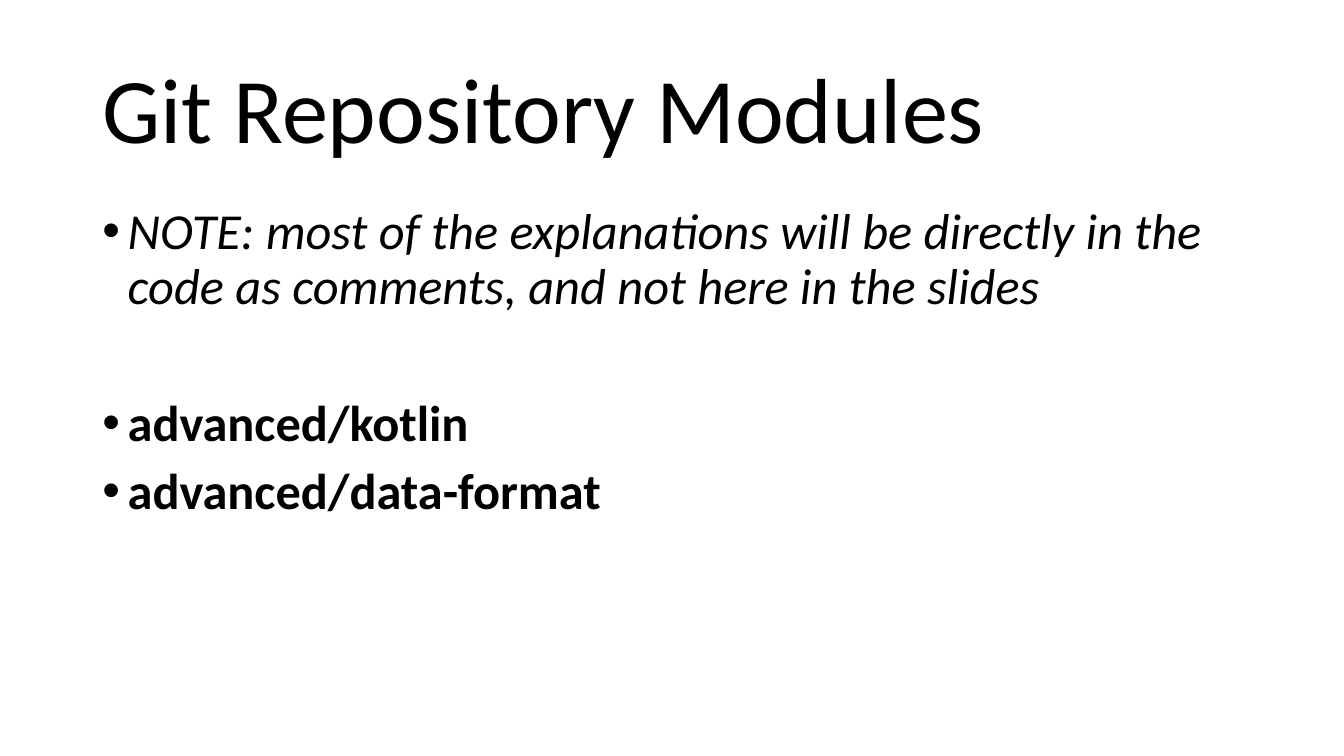
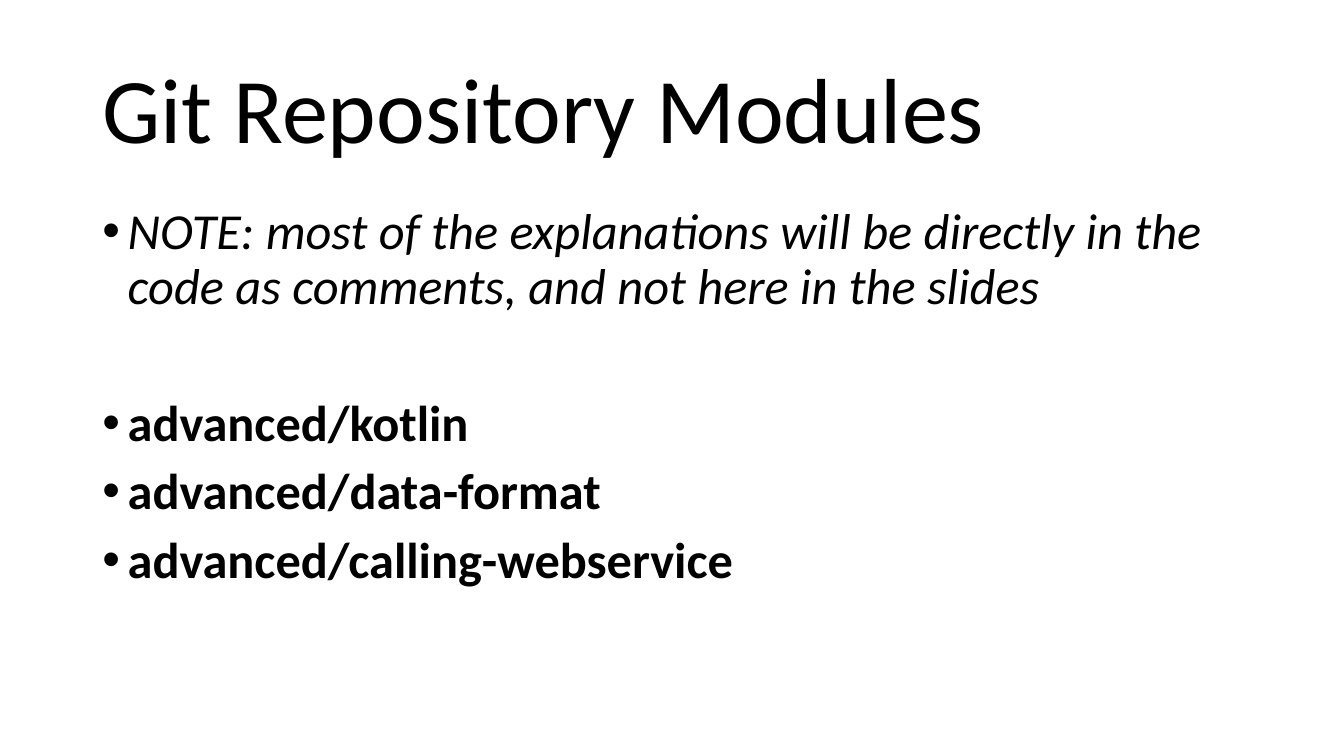
Before and after one commit to arcuri82/testing_security_development_enterprise_systems, a slide deck: slide 46 of doc/advanced/slides/lesson_01.pptx (slide 42 before the commit). Drawn at 1344x756 pixels with LibreOffice and Linux fonts; fonts in the diff are those of the drawing. Boxes give left, top, right and bottom in pixels: in the first picture for what was removed or moved away, otherwise in the second. Text is boxed around its words. In the diff, an @@ line names an element or a change of style, - is before the commit and + after.

```diff
--- a/doc/advanced/slides/lesson_01.pptx
+++ b/doc/advanced/slides/lesson_01.pptx
@@ text at [128, 542, 733, 587]: paragraph added @@
+• advanced/calling-webservice
```
Also in this commit, not shown: 5 other slides changed, 6 slides added, 2 slides removed, 6 other files.
